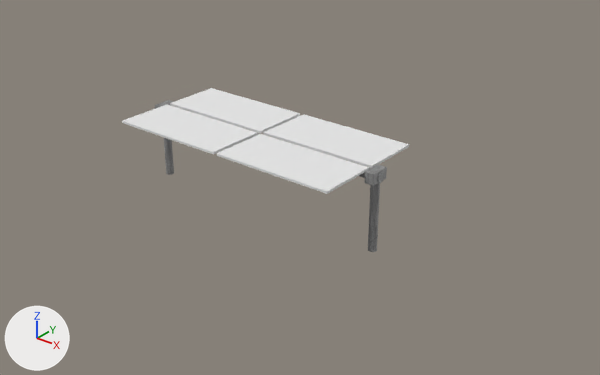
Before and after pictures for a commit that changed the Blender file Assets/homestead/models/solar_panel.blend.
Both versions are drawn from a 50 mm camera at (9.94, -11.2, 7.44) aimed at (0.68, 0.37, 0.26). The lights are fixed; the arrows at lower left show +X, +Y and +Z.

The first picture shows 'centerPole', 'dustCover', 'harness', 'solar_panel'.
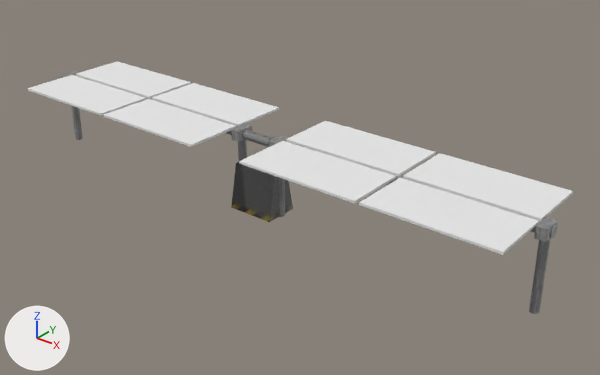
Commit message: Upgrade solar panel mesh

Diff of the bpy script that builds the scene:
```diff
--- a/Assets/homestead/models/solar_panel.blend.py
+++ b/Assets/homestead/models/solar_panel.blend.py
@@ me_cube_002 @@
 me_cube_002.from_pydata(...)  # 34 vertices, 24 faces; spans x -2.33..2.33, y -1.26..1.29, z 0.89..1.0
 # used by ob_solar_panel; parent = ob_centerpole; location = (-1.303, 0.0, 0.0); scale = (0.54, 1.0, 1.0)
+# me_cube_002 part 3: the loose piece of 13 vertices spanning x -2.33..2.33, y 0.05..1.29, z 0.96..1.0 is copied, and the copy is mirrored in x about its middle, then moved by (4.83, 0.0, 0.0); it spans x 2.49..7.16, y 0.05..1.29, z 0.96..1.0
+# me_cube_002 part 4: the loose piece of 13 vertices spanning x -2.33..2.33, y -1.26..-0.05, z 0.96..1.0 is copied, and the copy is mirrored in x about its middle, then moved by (4.83, 0.0, 0.0); it spans x 2.49..7.16, y -1.26..-0.05, z 0.96..1.0
 me_cube_002.materials.append(mat_material)
@@ me_cube_003 @@
 # used by ob_harness; location = (2.67, 0.0, 1.67); scale = (0.0477, 0.199, 1.0)
-me_cube_003.from_pydata(...)  # 72 vertices, 39 faces; spans x -1.74..2.28, y -1.0..1.0, z -1.93..-0.31
+me_cube_003.from_pydata(...)  # 144 vertices, 78 faces; spans x -114.12..2.28, y -1.0..1.0, z -1.93..-0.31
+# me_cube_003 part 1: a new loose piece, a box spanning x -114.12..-110.11, y -1.0..1.0, z -0.52..-0.31, in mat_diffuse_png (picture img_diffuse_png)
+# me_cube_003 part 2: the loose piece of 64 vertices spanning x -1.54..1.97, y -0.41..0.44, z -1.93..-0.47 is copied, and the copy is mirrored in x about its middle, then moved by (-112.27, 0.0, 0.0); it spans x -113.82..-110.3, y -0.41..0.44, z -1.93..-0.47
 me_cube_003.materials.append(mat_diffuse_png)
@@ ob_centerpole @@
 ob_centerpole = bpy.data.objects.new('centerPole', me_cylinder)
-ob_centerpole.location = (0.0, 0.0, 1.31)
+ob_centerpole.location = (3.17, 0.0, 1.31)
 ob_centerpole.rotation_euler = (0.0, 1.571, 0.0)  # degrees (0, 90, 0)
 ob_centerpole.scale = (0.0965, 0.0965, 1.34)
+_m = ob_centerpole.modifiers.new('Mirror', 'MIRROR')
+_m.use_axis = (False, True, False)
+_m.mirror_object = ob_motor
@@ ob_dustcover @@
 ob_dustcover.scale = (0.54, 1.0, 1.0)
+_m = ob_dustcover.modifiers.new('Mirror', 'MIRROR')
+_m.use_axis = (False, True, False)
+_m.mirror_object = ob_motor
@@ ob_solar_panel @@
 _m = ob_solar_panel.modifiers.new('Mirror', 'MIRROR')
-_m.use_axis = (False, False, True)
-_m.mirror_object = ob_centerpole
+_m.use_axis = (False, True, False)
+_m.mirror_object = ob_motor
@@ ob_harness @@
 ob_harness = bpy.data.objects.new('harness', me_cube_003)
-ob_harness.location = (2.67, 0.0, 1.67)
+ob_harness.location = (5.84, 0.0, 1.67)
 ob_harness.scale = (0.0477, 0.199, 1.0)
 _m = ob_harness.modifiers.new('Mirror', 'MIRROR')
-_m.use_axis = (False, False, True)
-_m.mirror_object = ob_centerpole
+_m.use_axis = (False, True, False)
+_m.mirror_object = ob_motor
@@ ob_motor @@
+ob_motor = bpy.data.objects.new('motor', me_cube_015)  # 116 vertices, 78 faces; spans x -0.155..0.155, y -0.408..0.117, z -0.813..0.209; in mat_metal_diffuse_png (picture img_metal_diffuse_png)
+ob_motor.location = (0.0, 0.0, 0.58)
+ob_motor.rotation_euler = (3.142, 0.0, -1.571)  # degrees (180, 0, -90)
+ob_motor.scale = (0.961, 0.961, 0.961)
@@ ob_base @@
+ob_base = bpy.data.objects.new('base', me_cube)  # 8 vertices, 5 faces; spans x -0.506..0.506, y -0.367..0.367, z -0.265..0.652; in mat_gas_diffuse_jpg (picture img_gas_diffuse_jpg)
+ob_base.location = (0.0, 0.0, 0.0)
```

Changed parts and their boxes (x1, y1, x2, y2) in the pictures (600 x 375 px):
'dustCover', reshaped, moved, modifiers changed (90% wider, 85% taller): before (123, 88, 409, 191); after (28, 61, 573, 252)
'harness', reshaped, moved, modifiers changed (114% wider, 59% taller): before (155, 100, 387, 252); after (61, 71, 558, 314)
'solar_panel', reshaped, moved, modifiers changed (90% wider, 98% taller): before (122, 103, 409, 194); after (27, 74, 573, 255)
'base', added (black): after (231, 162, 293, 222)
'centerPole', reshaped, moved, modifiers changed: before (249, 133, 385, 183); after (146, 98, 557, 238)
'motor', added: after (254, 136, 277, 154)
part 1 of me_cube_003, added: after (231, 124, 290, 147)
part 2 of me_cube_003, added: after (238, 139, 285, 217)
part 3 of me_cube_002, added: after (76, 74, 573, 221)
part 4 of me_cube_002, added: after (27, 88, 539, 255)
